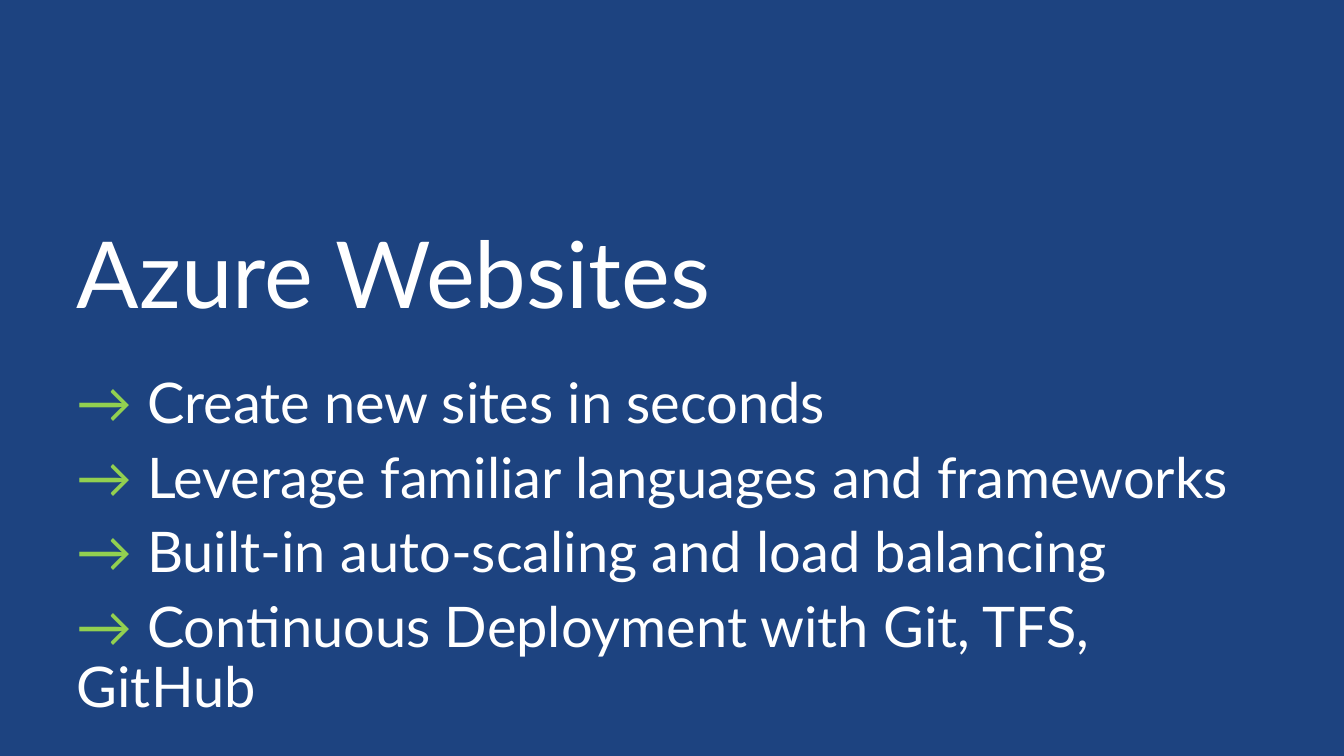
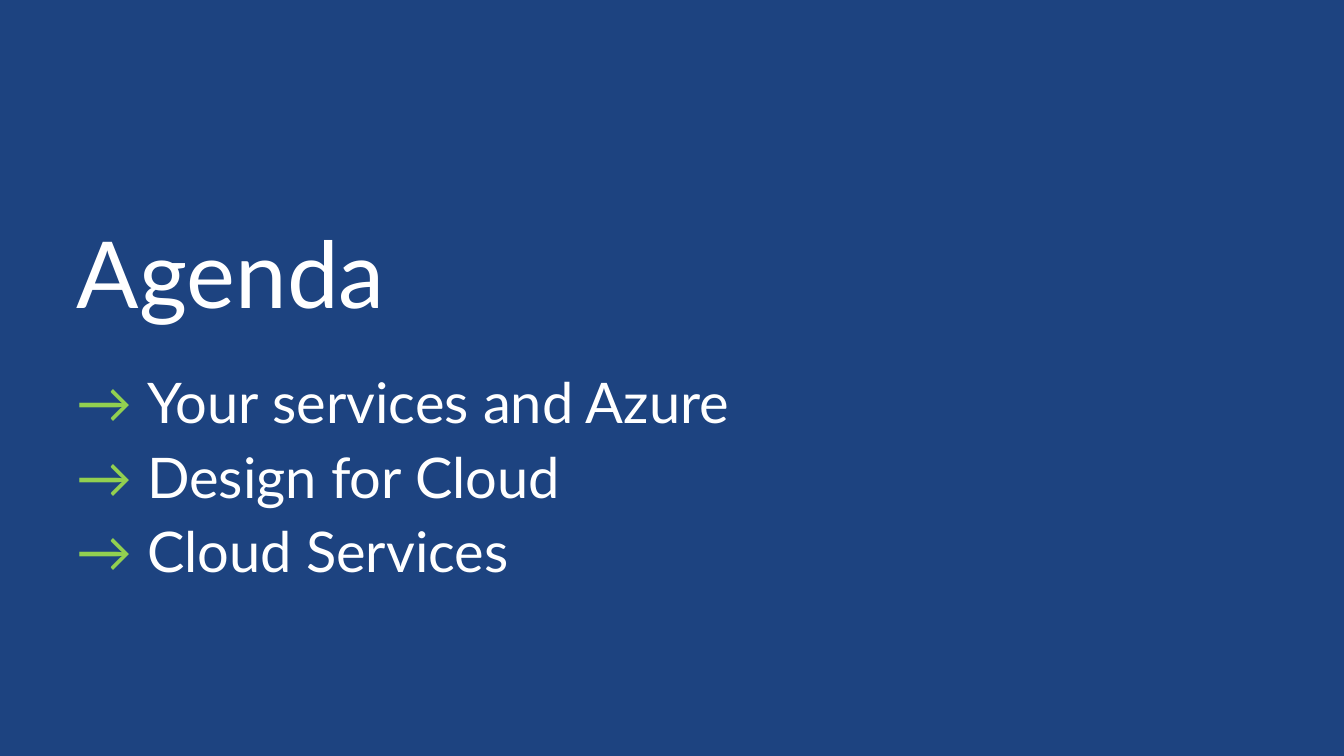
Before and after one commit to sack212/BasicAzureCamp, a slide deck: slide 2 of PaaS/PaaS.pptx (slide 5 before the commit). Drawn at 1344x756 pixels with LibreOffice and Linux fonts; fonts in the diff are those of the drawing; background and template pictures are left out. Boxes give left, top, right and bottom in pixels: in the first picture for what was removed or moved away, otherwise in the second. Text is boxed around its words. In the diff, an @@ line names an element or a change of style, - is before the commit and + after.

```diff
--- a/PaaS/PaaS.pptx
+++ b/PaaS/PaaS.pptx
@@ title at box(77, 240, 385, 325): text changed @@
-Azure Websites
+Agenda
@@ subtitle at box(147, 381, 729, 573): text changed @@
-→ Create new sites in seconds
-→ Leverage familiar languages and frameworks
-→ Built-in auto-scaling and load balancing
-→ Continuous Deployment with Git, TFS, GitHub
+→ Your services and Azure
+→ Design for Cloud
+→ Cloud Services
```
Also in this commit, not shown: 3 other slides changed, 14 slides added, 3 slides removed, 22 other files.
